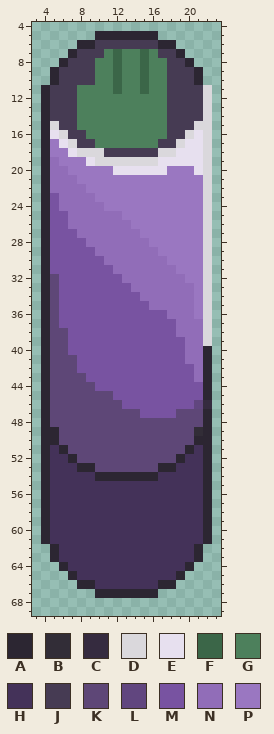
Two states of a sprite sheet, Assets/Sprites/Environment/Switch_OFF.png. This is how it looked before the edit.
The file is 29x70 pixels. Colours within 5 levels of each other are drawn and written as one. Shown: x 3..23, y 4..69.
Palette (. is transparent): A #2c2632  B #322d37  C #352b3f  D #dad8dc  E #e7e0ef  F #3b6648  G #4d805c  H #443259  J #463b53  K #5e4777  L #61467f  M #7853a1  N #916db8  P #9a77c1
The same view after the edit:
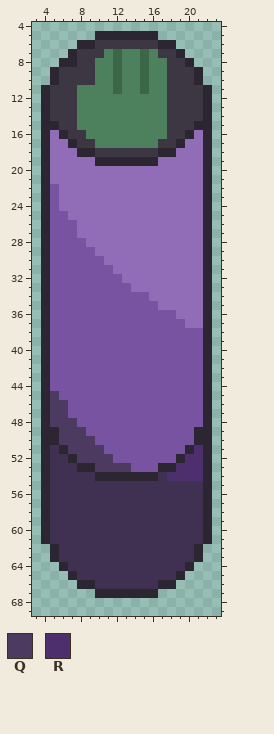
Colours new in this view: Q #4d3a61  R #4c2f6c
From old to new:
colour H: #443259 -> #403052
colour J: #463b53 -> #3d3744
y 8: x 7 J -> A
y 11..14: x 22 D -> A
y 15: x 5 D -> A; x 21..22 DD -> AA
y 16: x 5..6 ED -> NA; x 20..22 DED -> ANA
y 17: x 5..7 PED -> NNA; x 19..22 DEED -> ANNA
y 18: x 5..10 PPEDDD -> NNNAAJ; x 17..22 DDEEED -> AANNNA
y 19: x 6..22 PPPEDDDDDDDEEEEED -> NNNNAAAAAAANNNNNA
y 20: x 7..22 PPPPPEEEEEEPPPED -> NNNNNNNNNNNNNNNA
y 21: x 8..22 PPPPPPPPPPPPPPD -> NNNNNNNNNNNNNNA
y 22: x 5 N -> M; x 9..22 PPPPPPPPPPPPPD -> NNNNNNNNNNNNNA
y 23: x 10..22 PPPPPPPPPPPPD -> NNNNNNNNNNNNA
y 24: x 11..22 PPPPPPPPPPPD -> NNNNNNNNNNNA
y 25: x 13..22 PPPPPPPPPD -> NNNNNNNNNA
y 26: x 7 N -> M; x 14..22 PPPPPPPPD -> NNNNNNNNA
y 27: x 15..22 PPPPPPPD -> NNNNNNNA
y 28: x 16..22 PPPPPPD -> NNNNNNA
y 29: x 17..22 PPPPPD -> NNNNNA
y 30: x 18..22 PPPPD -> NNNNA
y 31: x 19..22 PPPD -> NNNA
y 32: x 5 K -> M; x 20..22 PPD -> NNA
y 33: x 5 K -> M; x 21..22 PD -> NA
y 34: x 5 K -> M; x 15 N -> M; x 21..22 PD -> NA
y 35: x 5 K -> M; x 16 N -> M; x 21..22 PD -> NA
y 36: x 5 K -> M; x 18 N -> M; x 21..22 PD -> NA
y 37: x 5 K -> M; x 19 N -> M; x 22 D -> A
y 38: x 5..6 KK -> MM; x 19..22 NNND -> MMMA
y 39: x 5..6 KK -> MM; x 20..22 NND -> MMA
y 40: x 5..6 KK -> MM; x 20..21 NN -> MM
y 41: x 5..7 KKK -> MMM; x 20..21 NN -> MM
y 42: x 5..7 KKK -> MMM; x 21 N -> M
y 43: x 5..8 KKKK -> MMMM; x 21 N -> M
y 44: x 5..9 KKKKK -> MMMMM
y 45: x 5..11 KKKKKKK -> QMMMMMM
y 46: x 5..12 KKKKKKKK -> QQMMMMMM; x 21..22 LC -> MA
y 47: x 5..14 KKKKKKKKKK -> QQMMMMMMMM; x 19..21 KKK -> MMM
y 48: x 5..21 KKKKKKKKKKKKKKKKK -> QQQMMMMMMMMMMMMMM
y 49: x 6..21 KKKKKKKKKKKKKKKB -> QQQMMMMMMMMMMMMA
y 50: x 6..20 KKKKKKKKKKKKKKK -> QQQQMMMMMMMMMMM
y 51: x 7..19 KKKKKKKKKKKKK -> QQQQMMMMMMMMM; x 21 H -> R
y 52: x 8..18 KKKKKKKKKKK -> QQQQMMMMMMM; x 20..21 HH -> RR
y 53: x 10..16 KKKKKKK -> QQQQMMM; x 19..21 HHH -> RRR
y 54: x 18..21 HHHH -> RRRR
